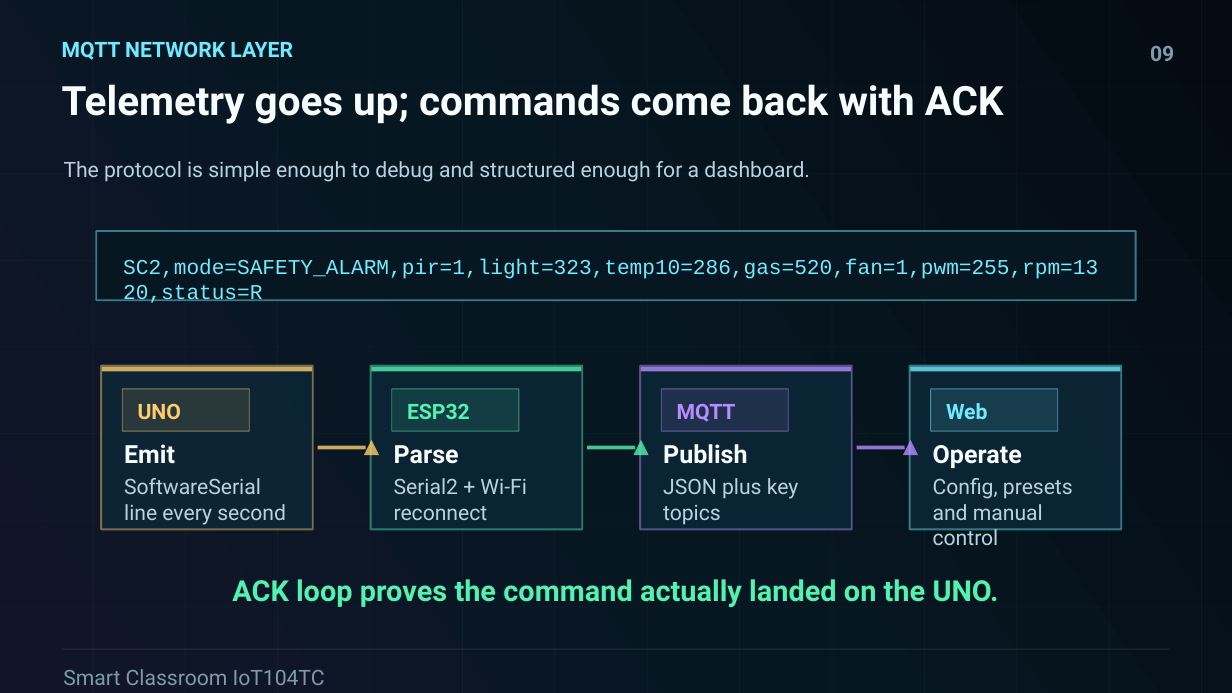
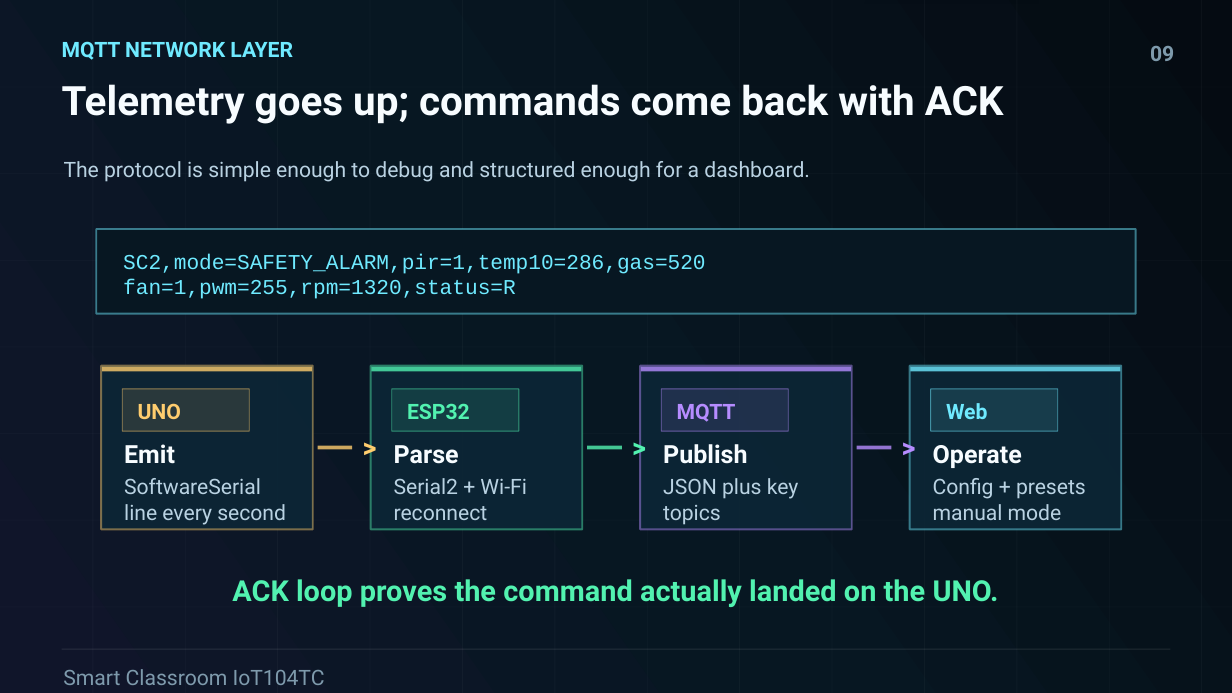
Before and after one commit to 3351666087/desktop-tutorial, a slide deck: slide 9 of docs/presentation/SmartClassroom_IoT104TC_Demo.pptx. Drawn at 1232x693 pixels with LibreOffice and Linux fonts; fonts in the diff are those of the drawing. Boxes give left, top, right and bottom in pixels: in the first picture for what was removed or moved away, otherwise in the second. Text is boxed around its words. In the diff, an @@ line names an element or a change of style, - is before the commit and + after.

Commit message:
Fix slide 9 layout and arrow QA

```diff
--- a/docs/presentation/SmartClassroom_IoT104TC_Demo.pptx
+++ b/docs/presentation/SmartClassroom_IoT104TC_Demo.pptx
@@ rectangle: place and size @@
-rectangle at box(96, 231, 1136, 300)
+rectangle at box(96, 229, 1136, 314)
@@ text at box(123, 254, 705, 299): text changed @@
-SC2,mode=SAFETY_ALARM,pir=1,light=323,temp10=286,gas=520,fan=1,pwm=255,rpm=1320,status=R
+SC2,mode=SAFETY_ALARM,pir=1,temp10=286,gas=520
+fan=1,pwm=255,rpm=1320,status=R
@@ rectangle: place and size @@
-rectangle at box(318, 445, 366, 449)
+rectangle at box(318, 445, 353, 449)
@@ text at box(356, 431, 383, 463): text added @@
+>
@@ text ">": place and size @@
-text ">" at box(364, 440, 380, 456)
+text ">" at box(356, 431, 383, 463)
@@ text ">" at box(356, 431, 383, 463): fill #FFCD6E at 80% opacity to none @@
@@ rectangle: place and size @@
-rectangle at box(587, 445, 635, 449)
+rectangle at box(587, 445, 622, 449)
@@ text at box(626, 431, 653, 463): text added @@
+>
@@ text ">": place and size @@
-text ">" at box(633, 440, 649, 456)
+text ">" at box(626, 431, 653, 463)
@@ text ">" at box(626, 431, 653, 463): fill #52F2B0 at 80% opacity to none @@
@@ rectangle: place and size @@
-rectangle at box(857, 445, 905, 449)
+rectangle at box(857, 445, 892, 449)
@@ text at box(896, 431, 922, 463): text added @@
+>
@@ text ">": place and size @@
-text ">" at box(903, 440, 919, 456)
+text ">" at box(896, 431, 922, 463)
@@ text ">" at box(896, 431, 922, 463): fill #B68CFF at 80% opacity to none @@
@@ text at box(933, 478, 1086, 520): text changed @@
-Config, presets and manual control
+Config + presets
+manual mode
```
Also in this commit, not shown: 5 other slides changed, 18 other files.
